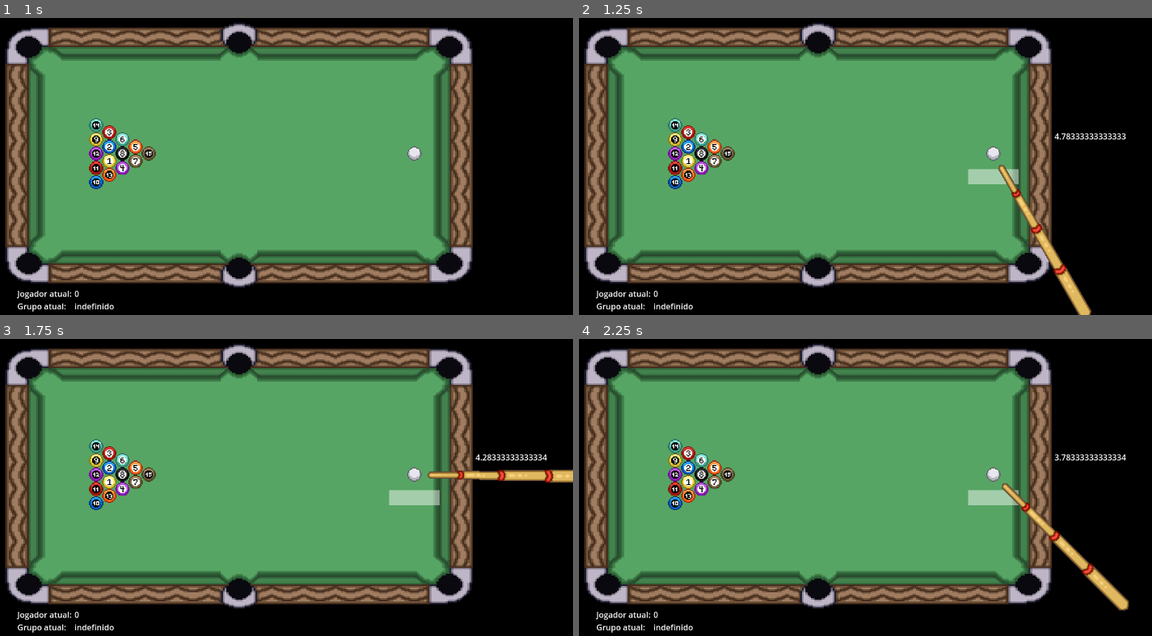
Above: before the commit, frames 1-4 (two rows, left to right).
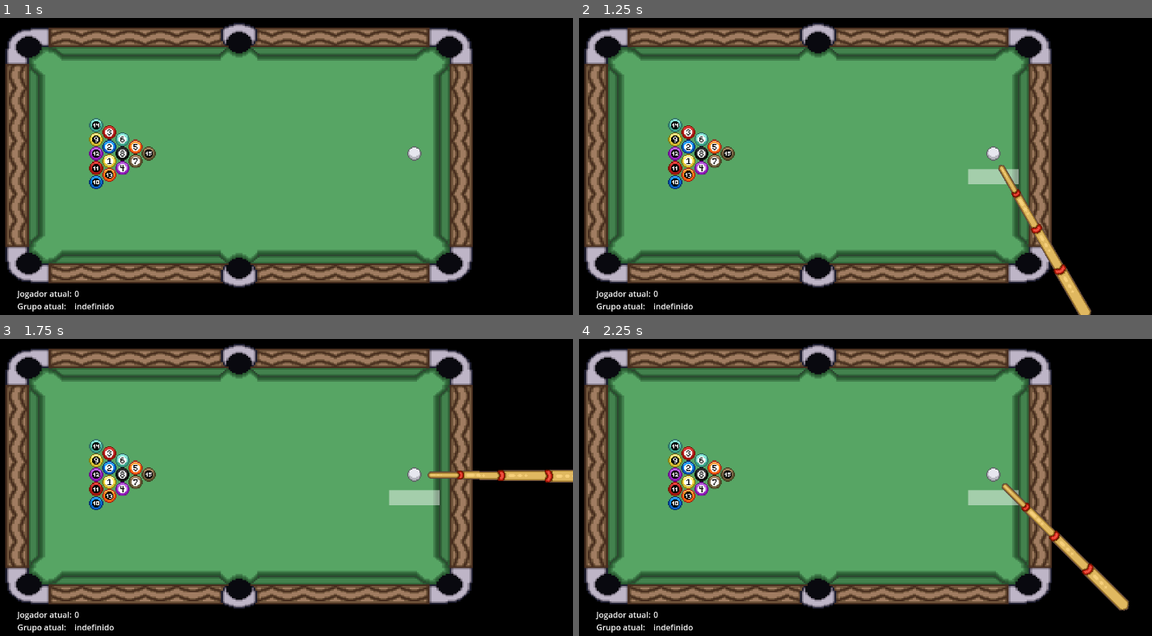
Above: after the commit, the same moments.

Repository: MathiasRLuz/Sinuca--8-Ball-Pool-
Game: Godot game, scene res://scenes/sinuca.tscn
The game is run twice, just before and just after one commit, with the same random seed, the same clock (stepped at 60 frames per second) and the same inputs. This scene is started directly instead of the project's main scene. The engine's default icon, where the game draws it, is replaced by a stand-in: a white triangle on a blue panel in a dark square.
Inputs (mouse positions are in pixels of both pictures, inside the frame that each line leads up to):
- Up to frame 1 (1 s): tap Enter at 0.5 s; move the mouse to (389, 116) at 0.52 s; hold D (right) from 0.53 s (still down); hold E (interact) from 0.53 s (still down); click (389, 116) at 0.67 s; tap Space at 0.77 s
- Up to frame 2 (1.25 s): keep holding D (right); keep holding E (interact)
- Up to frame 3 (1.75 s): move the mouse to (120, 472) at 1.27 s; release D (right) at 1.28 s; release E (interact) at 1.28 s; hold S (down) from 1.28 s (still down); tap E (interact) at 1.35 s; tap Space at 1.52 s
- Up to frame 4 (2.25 s): tap Space at 2 s; move the mouse to (894, 374) at 2.02 s; release S (down) at 2.03 s; hold D (right) from 2.03 s (still down); hold E (interact) from 2.03 s (still down)

Frame 1 is identical in both runs. In frame 2, 0.2% of the frame differs, in the area x 82-96%, y 38-42%; in frame 3, 0.2%; in frame 4, 0.2%.

Commit message:
medusa power

Diff:
--- a/scenes/sinuca.tscn
+++ b/scenes/sinuca.tscn
@@ -39,7 +39,7 @@
 [node name="Sinuca" type="Node" node_paths=PackedStringArray("skeletons")]
 script = ExtResource("1_4cjhd")
 ball_scene = ExtResource("2_g7l3x")
-current_enemy = 4
+current_enemy = 8
 skeletons = [NodePath("SkeletonPower"), NodePath("SkeletonPower2"), NodePath("SkeletonPower3")]
 force_first_player = 1
 
--- a/scripts/global_data.gd
+++ b/scripts/global_data.gd
@@ -28,7 +28,7 @@
 		EnemyDififultyVariables.crit6 : 1000,
 	},
 
-	Npcs.GOBLIN : {
+	Npcs.MEDUSA : {
 		EnemyDififultyVariables.power_probability : 1,
 		EnemyDififultyVariables.force_scale : 1,
 		EnemyDififultyVariables.precision : 1,
--- a/scripts/main.gd
+++ b/scripts/main.gd
@@ -49,6 +49,7 @@
 var goblin_power_activated := false
 var goblin_warning_time = 3
 var goblin_warned := false
+var medusa_petrified_ball : RigidBody2D = null
 
 var waiting_timer := false
 
@@ -746,6 +747,10 @@
 			$GoblinPower.start(5)
 			goblin_warned = false
 			$GoblinTimer.visible = true
+		# poder golem
+		if bot_power_ready and current_enemy == GlobalData.Npcs.MEDUSA:
+			bot_power_ready = false
+			medusa_power()
 		show_cue()
 
 func selecionar_numeros_aleatorios(qtd,max_num):
@@ -760,6 +765,21 @@
 
 	return selecionados
 
+func medusa_power(activate := true):
+	if activate:
+		var permitted_balls := []
+		for b in get_tree().get_nodes_in_group("bolas"):
+			if b.name != "Bola":
+				if not all_potted.has(b):
+					if grupo_jogador == 0 or (grupo_jogador == 1 and b.name.to_int()<8) or (grupo_jogador == 2 and b.name.to_int()>8):
+						permitted_balls.append(b)
+		if len(permitted_balls)>0:
+			medusa_petrified_ball = permitted_balls.pick_random()
+			print("PODER MEDUSA: ", medusa_petrified_ball.name)
+			medusa_petrified_ball.freeze = true
+	else:
+		if medusa_petrified_ball:
+			medusa_petrified_ball.freeze = false
 func golem_power(activate := true):
 	if activate:
 		var number_of_rocks = randi_range(1,3)
@@ -926,6 +946,7 @@
 	# Bruxa
 	witch_power(false)
 	# Medusa
+	medusa_power(false)
 	# Golem
 	golem_power(false)
 
